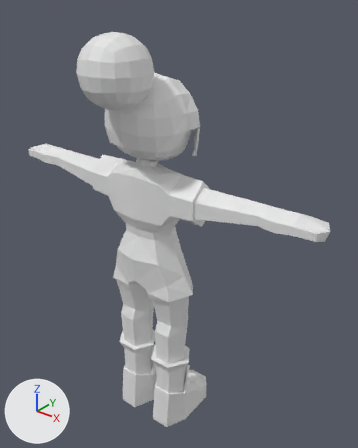
An edit to the Blender file Characters/BeginnerCharacter.blend, drawn before and after from the same camera.
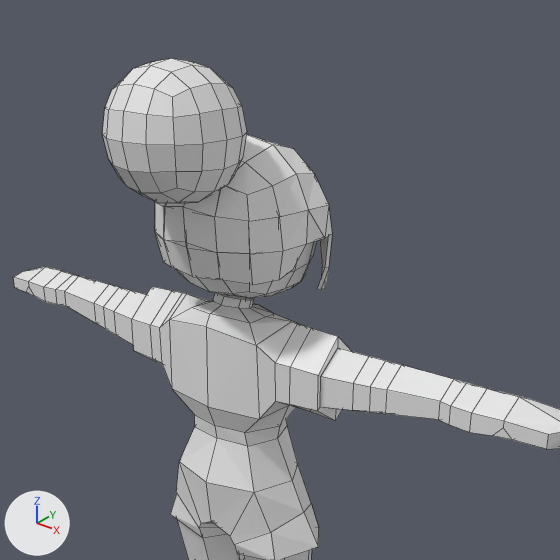
Old and new are each drawn whole from a camera (50 mm lens) standing at (5.17, -5.66, 7.58) and looking at (0.31, 0.42, 3.81) and again close up on the part from 6% to 90% of the width and 0% to 67% of the height. Every picture has the same lights, and +X, +Y and +Z are marked at lower left. The close-ups show mesh edges as thin lines.

In view in the first close-up: 'Body', 'Cube', 'Head', 'Head.001'.
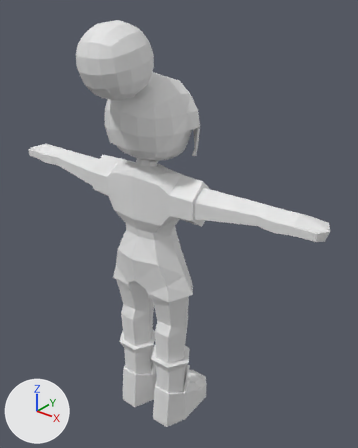
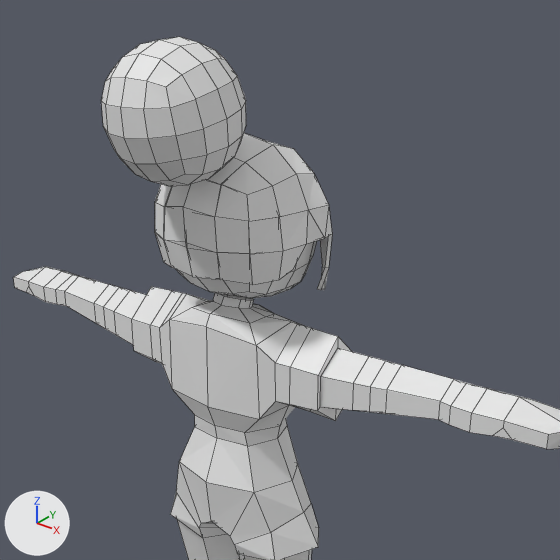
Boxes (x1, y1, x2, y2) around the edits, measured in the close-ups (560 x 560 px):
'Cube', moved, turned: before (102, 58, 247, 203); after (101, 37, 246, 186)

Patch to the scene script:
```diff
--- a/Characters/BeginnerCharacter.blend.py
+++ b/Characters/BeginnerCharacter.blend.py
@@ ob_cube @@
 ob_cube = bpy.data.objects.new('Cube', me_cube)
-ob_cube.location = (0.0, -0.61, 6.47)
+ob_cube.location = (0.0, -0.61, 6.61)
+ob_cube.rotation_euler = (0.22, -0.0103, 0.000965)  # degrees (13, -0.6, 0.1)
 ob_cube.scale = (0.627, 0.627, 0.627)
```
